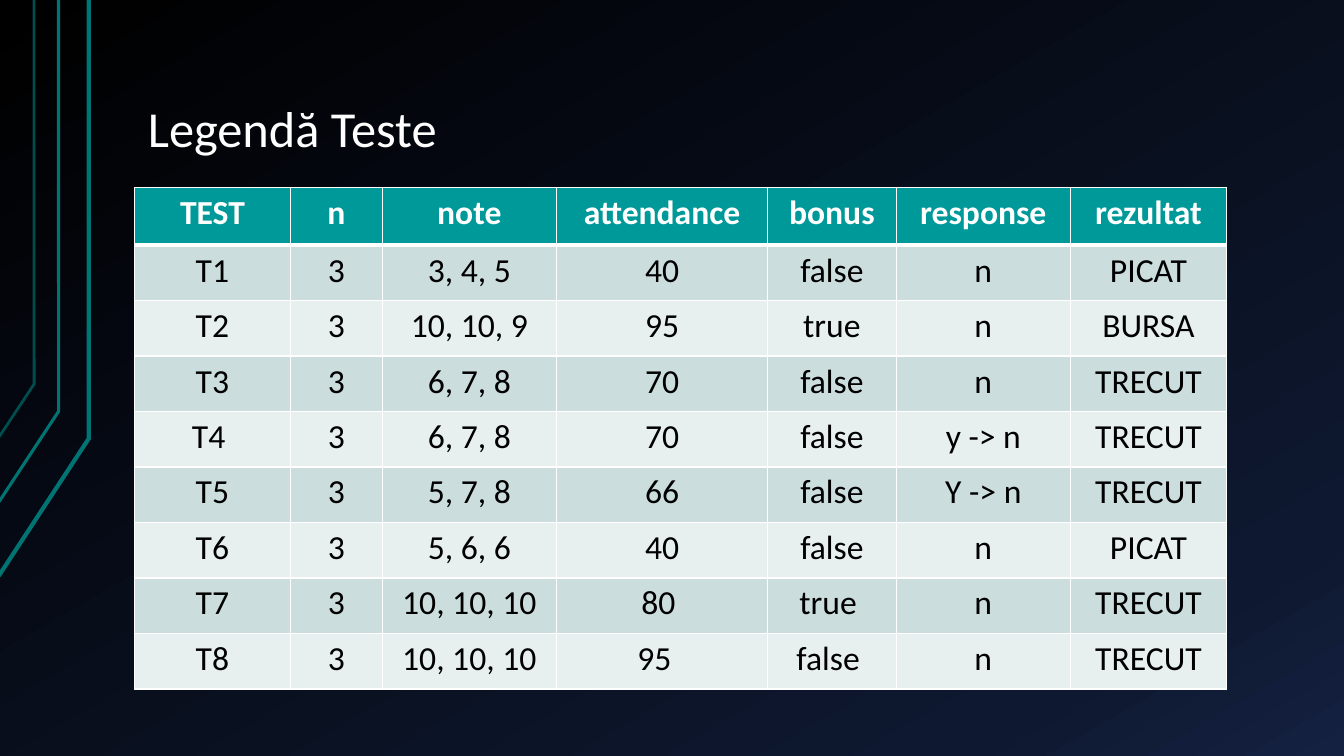
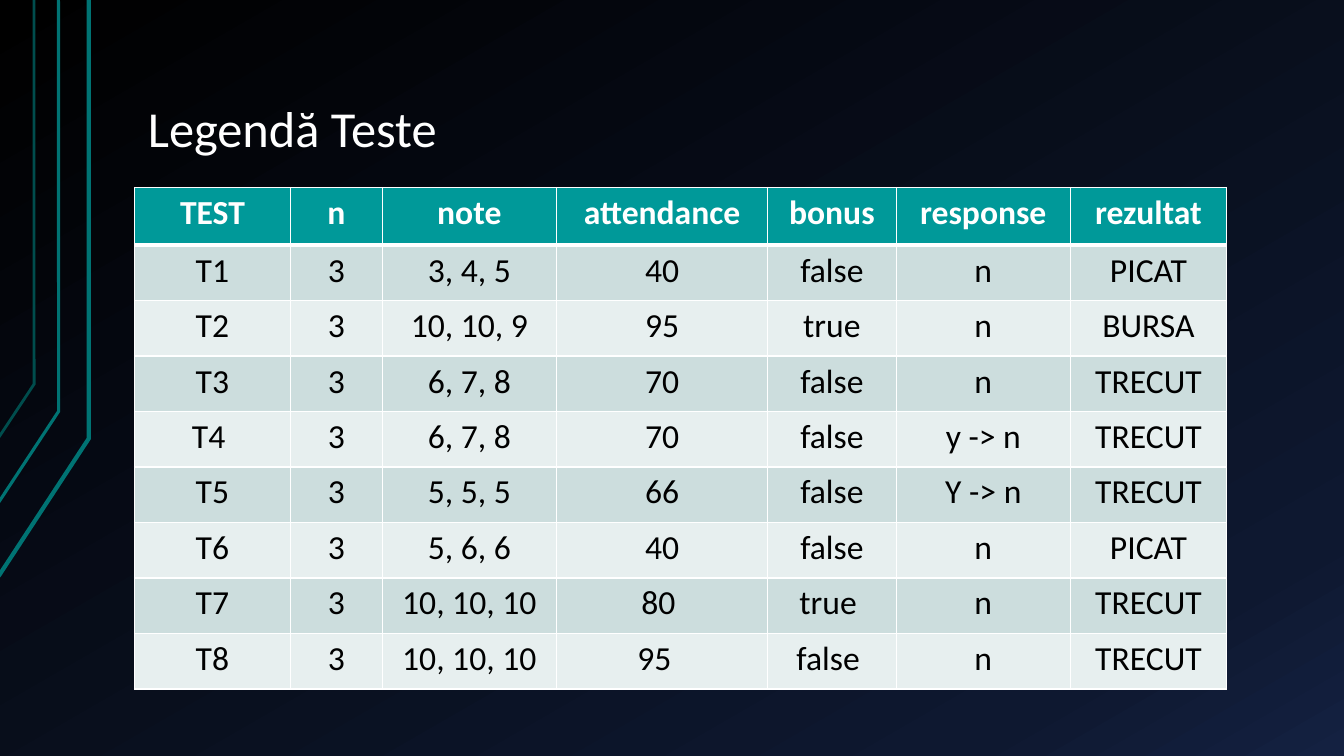
Before and after one commit to M4731/BDTS, a slide deck: slide 6 of Topici Speciale in BDTS/Topici Speciale în BDTS.pptx. Drawn at 1344x756 pixels with LibreOffice and Linux fonts; fonts in the diff are those of the drawing. Boxes give left, top, right and bottom in pixels: in the first picture for what was removed or moved away, otherwise in the second. Text is boxed around its words. In the diff, an @@ line names an element or a change of style, - is before the commit and + after.

```diff
--- a/Topici Speciale in BDTS/Topici Speciale în BDTS.pptx
+++ b/Topici Speciale in BDTS/Topici Speciale în BDTS.pptx
@@ table at (134,188,1226,689) @@
-row 6, column 3: 5, 7, 8
+row 6, column 3: 5, 5, 5
```
Also in this commit, not shown: 1 other slide changed, 5 slides added, 5 other files.
